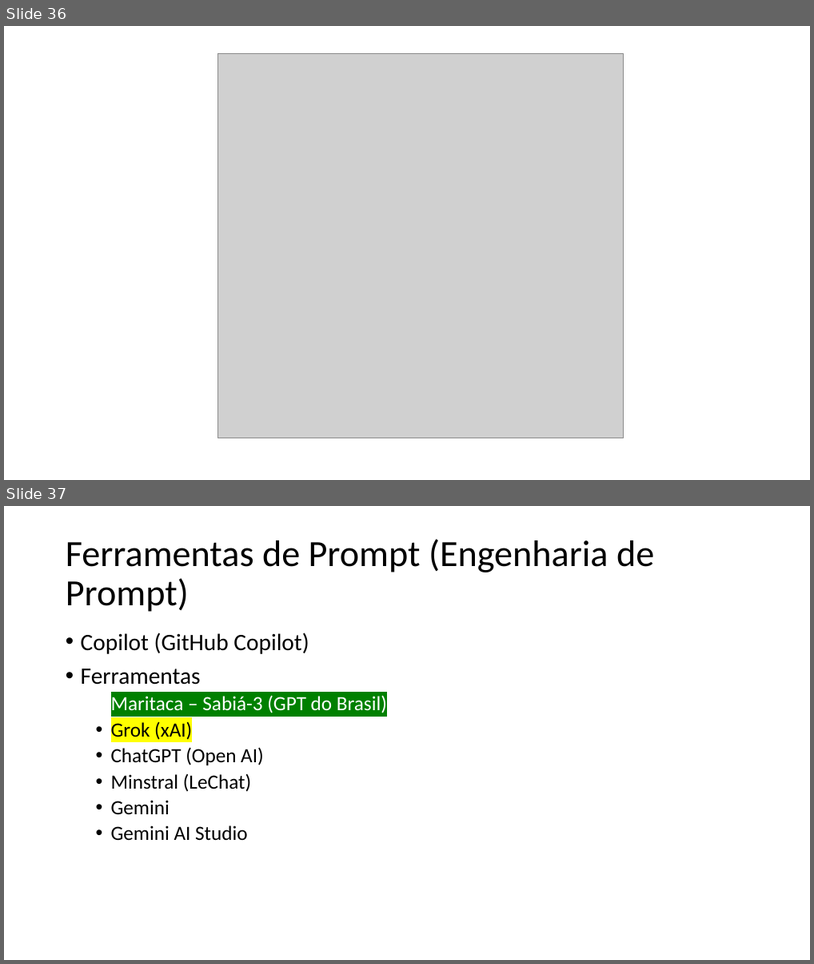
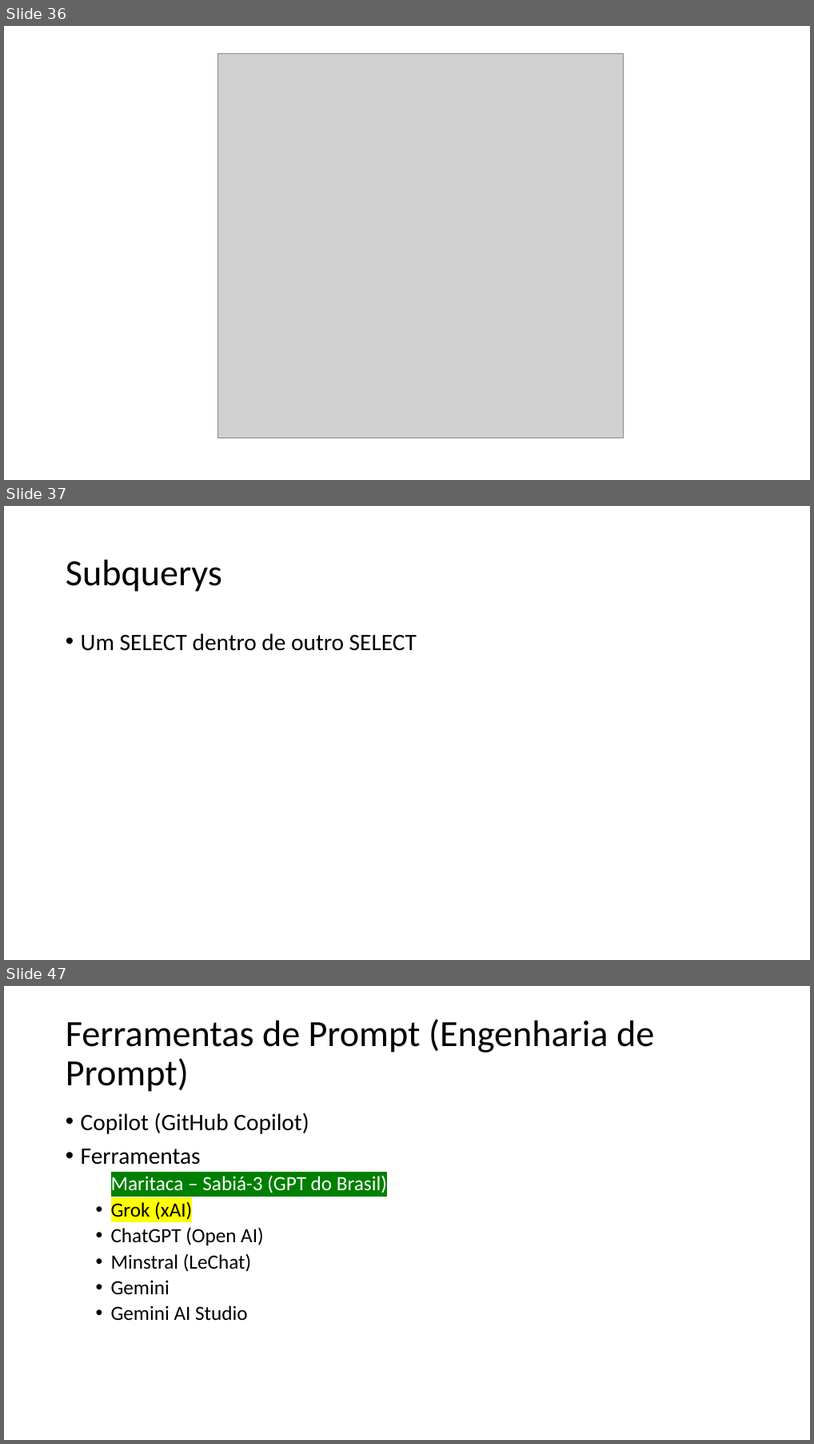
Before and after one commit to romulodf-cesar/etl_senso2015, a slide deck: Git e GitHub.pptx. Shown one above the other, each under a label of ours: slides 36 and 37 before the commit, slides 36, 37 and 47 after it; the slides between them are not shown. The pictures are 814x964 and 814x1444 pixels, drawn with LibreOffice and Linux fonts; fonts in the diff are those of the drawing; grey boxes stand for pictures. Boxes give left, top, right and bottom in pixels: in the first picture for what was removed or moved away, otherwise in the second. Text is boxed around its words. In the diff, an @@ line names an element or a change of style, - is before the commit and + after.

```diff
--- a/Git e GitHub.pptx
+++ b/Git e GitHub.pptx
@@ slide 37 added at box(4, 506, 810, 960), background #FFFFFF @@
@@ title added at box(66, 560, 222, 592), 44 pt, text #000000 @@
+Subquerys
@@ text added at box(81, 633, 417, 651), 28 pt, text #000000 @@
+• Um SELECT dentro de outro SELECT
@@ what was slide 37 is now slide 47 @@
```
Also in this commit, not shown: 9 other slides added, 1 other file.
